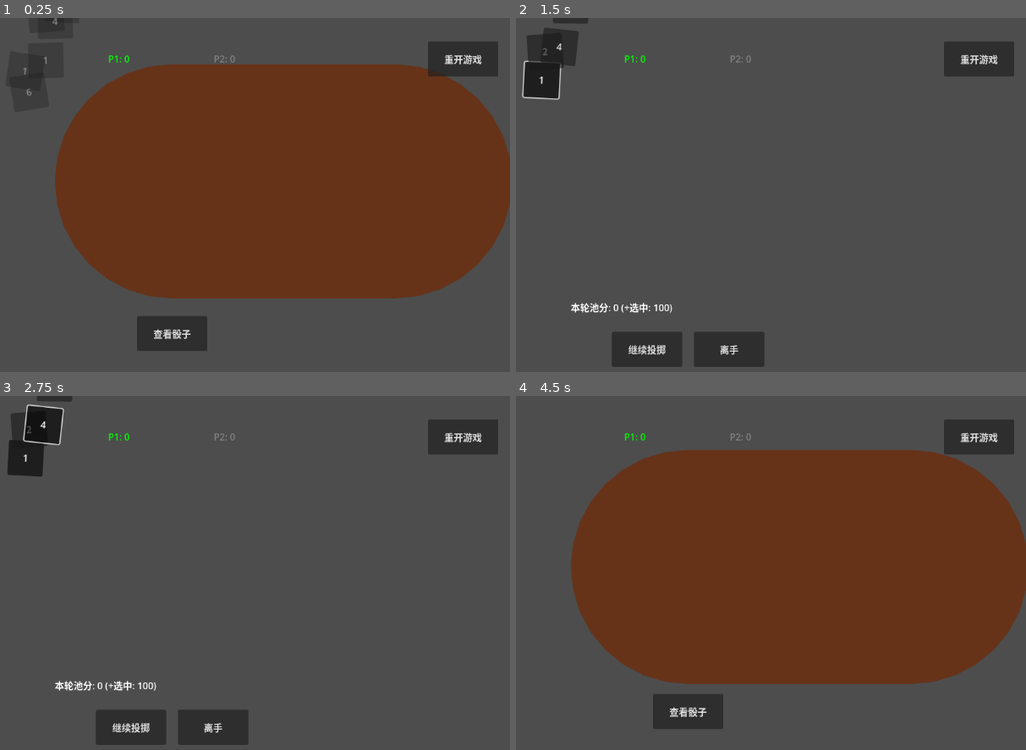
Above: before the commit, frames 1-4 (two rows, left to right).
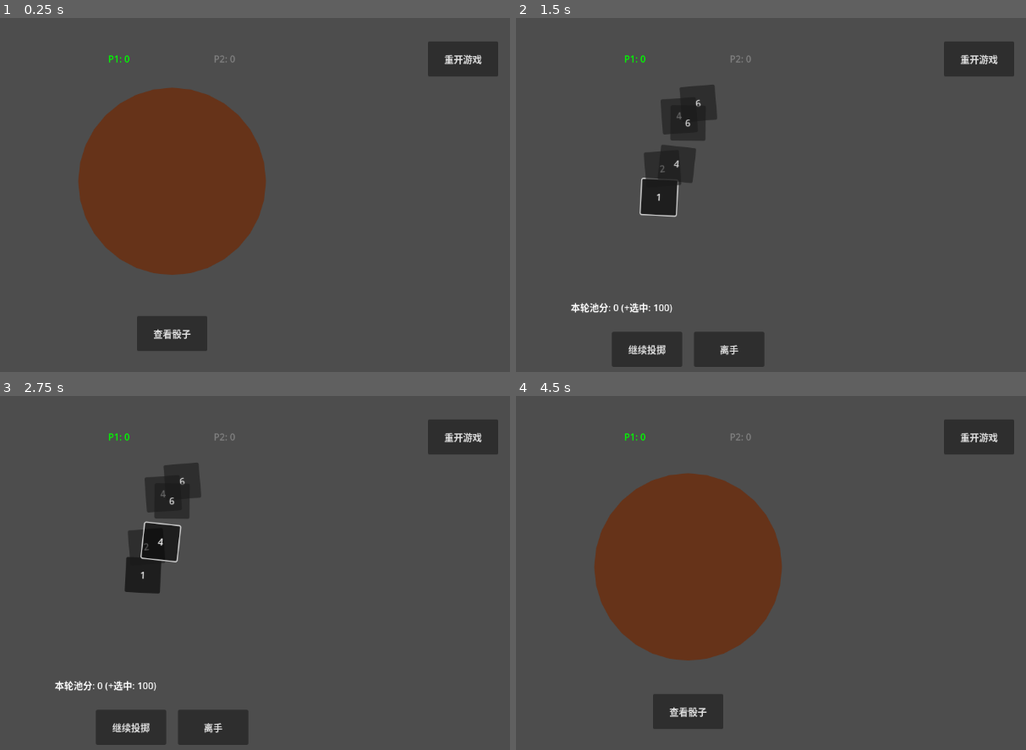
Above: after the commit, the same moments.

Repository: Se6ast1anFan/Farkle
Game: Godot game, scene res://GameTest.tscn
Same seed, same stepped clock (60 frames per second), same inputs: the game is played once before the commit and once after it.
Inputs (mouse positions are in pixels of both pictures, inside the frame that each line leads up to):
- Up to frame 1 (0.25 s): no input
- Up to frame 2 (1.5 s): click "查看骰子" at 0.5 s; click "1" at 1.25 s
- Up to frame 3 (2.75 s): click "2" at 2 s
- Up to frame 4 (4.5 s): click (699, 480) at 2.75 s, where only the run after the commit has a clickable "6"; click "4" at 3.5 s; click "继续投掷" at 4.25 s

The runs differ from the first frame. In frame 1, 38% of the frame differs, in the area x 1-100%, y 0-80%; in frame 2, 4.6%; in frame 3, 4.6%; in frame 4, 37%.

Commit message:
修复骰盅和骰子的显示问题

Diff:
--- a/GameTest.gd
+++ b/GameTest.gd
@@ -32,25 +32,22 @@
 
 func _ready():
 	randomize()
-
-	# 初始化 UI 布局
 	setup_ui_layout()
 
-	# --- 1. 绑定骰子信号 (带过滤保护) ---
+	# ... (绑定信号的代码保持不变，记得要有那个 if child == dice_cup: continue) ...
 	for child in container.get_children():
-		# 关键点：必须跳过骰盅，否则报错！
 		if child == dice_cup: continue
-
-		# 绑定点击事件
 		child.toggled.connect(_on_dice_clicked)
 
-	# --- 2. 绑定按钮信号 (只写一次) ---
 	roll_btn.pressed.connect(_on_roll_pressed)
 	bank_btn.pressed.connect(_on_bank_pressed)
 	stop_btn.pressed.connect(_on_stop_pressed)
 	restart_btn.pressed.connect(_on_restart_pressed)
 
-	# 开始游戏
+	# --- 核心修复：等待一帧 ---
+	# 让 UI 引擎先把界面排好版，确保 container.size 是正确的值
+	await get_tree().process_frame
+
 	start_game()
 
 # --- 新增这个函数：纯代码控制布局 ---
@@ -105,22 +102,47 @@
 	for btn in all_btns:
 		btn.custom_minimum_size = Vector2(120, 60) # 最小宽高
 
-	# --- 新增：设置骰盘 (Tray) 和 骰盅 (Cup) ---
-	# 1. 设置骰盘区域 (container)
-	# 我们给它一个固定高度，保证有空间放圆盘
+# 1. 设置骰盘区域 (container)
+	# 确保这里的大小比杯子大 (杯子是320，盘子设400没问题)
 	container.custom_minimum_size = Vector2(400, 400)
+	# 确保盘子自己在屏幕正中间
+	container.set_anchors_preset(Control.PRESET_CENTER)
+	# 如果它是VBox的子节点，这一行很重要，让它在VBox里居中
 	container.size_flags_horizontal = Control.SIZE_SHRINK_CENTER
-	container.size_flags_vertical = Control.SIZE_SHRINK_CENTER
-
-	# 2. 用代码把 DiceCup 画成一个圆形 (红色/褐色)
-	dice_cup.set_anchors_preset(Control.PRESET_FULL_RECT) # 盖住整个盘子
-	dice_cup.mouse_filter = Control.MOUSE_FILTER_IGNORE # 避免遮挡鼠标点击
+
+# 2. 用代码把 DiceCup 画成一个圆形 (红色/褐色)
+	# --- 修改开始 ---
+
+	# 设定一个固定的直径 (比盘子略小一点或者一样大)
+	var cup_diameter = 320.0
+
+	# 强制设定大小为正方形 (正方形+大圆角 = 正圆)
+	dice_cup.custom_minimum_size = Vector2(cup_diameter, cup_diameter)
+	dice_cup.size = Vector2(cup_diameter, cup_diameter)
+
+	# 关键：让它居中在父节点(DiceTray)内部，而不是铺满
+# ... (前文设置大小和 anchors_preset)
+	dice_cup.set_anchors_preset(Control.PRESET_CENTER)
+	dice_cup.set_offsets_preset(Control.PRESET_CENTER)
+
+	# --- 新增/修改：强制让它向中心生长 ---
+	dice_cup.grow_horizontal = Control.GROW_DIRECTION_BOTH
+	dice_cup.grow_vertical = Control.GROW_DIRECTION_BOTH
+
+	# 设置中心点 (Pivot) 为圆心，这样缩放和旋转都会围绕中心
+	dice_cup.pivot_offset = Vector2(cup_diameter / 2, cup_diameter / 2)
+	# --------------------------------
+
+	dice_cup.mouse_filter = Control.MOUSE_FILTER_IGNORE
 
 	var cup_style = StyleBoxFlat.new()
-	cup_style.bg_color = Color(0.4, 0.2, 0.1) # 棕色皮革质感
-	cup_style.set_corner_radius_all(200) # 设置大圆角变成圆
+	cup_style.bg_color = Color(0.4, 0.2, 0.1) # 棕色
+	# 圆角半径设为直径的一半，保证绝对是圆的
+	cup_style.set_corner_radius_all(cup_diameter / 2)
+
 	dice_cup.add_theme_stylebox_override("panel", cup_style)
-	dice_cup.visible = false # 默认隐藏
+	dice_cup.visible = false
+	# --- 修改结束 ---
 
 # --- 关键：每帧运行的动画逻辑 ---
 func _process(delta):
@@ -197,13 +219,20 @@
 
 func start_shaking_tween():
 	if shake_tween: shake_tween.kill()
-	shake_tween = create_tween().set_loops() # 无限循环摇
-
-	# 模拟上下左右剧烈晃动
-	var base_pos = Vector2.ZERO # 相对父节点的偏移
-	shake_tween.tween_property(dice_cup, "position", Vector2(0, -20), 0.1)
-	shake_tween.tween_property(dice_cup, "position", Vector2(0, 20), 0.1)
-	# 你可以加更多关键帧让它看起来更混乱
+	shake_tween = create_tween().set_loops()
+
+	# --- 核心修复：数学计算绝对中心 ---
+	# 逻辑：父节点的一半尺寸 - 杯子自身的一半尺寸 = 居中坐标
+	var tray_center = container.size / 2
+	var cup_half = dice_cup.size / 2
+	var target_center = tray_center - cup_half
+
+	# 强制先把杯子按在这个中心点上，防止它跑偏
+	dice_cup.position = target_center
+
+	# 基于这个计算出的中心点进行摇晃
+	shake_tween.tween_property(dice_cup, "position", target_center + Vector2(0, -20), 0.1)
+	shake_tween.tween_property(dice_cup, "position", target_center + Vector2(0, 20), 0.1)
 
 func _on_stop_pressed():
 	is_rolling = false
@@ -211,7 +240,8 @@
 
 	# 1. 停止摇晃
 	if shake_tween: shake_tween.kill()
-	dice_cup.position = Vector2.ZERO # 复位
+	dice_cup.set_anchors_preset(Control.PRESET_CENTER)
+	dice_cup.set_offsets_preset(Control.PRESET_CENTER)
 
 	# 2. 播放“揭盖”动画 (1秒)
 	# 这里我们做一个简单的淡出+向上飘走的动画
